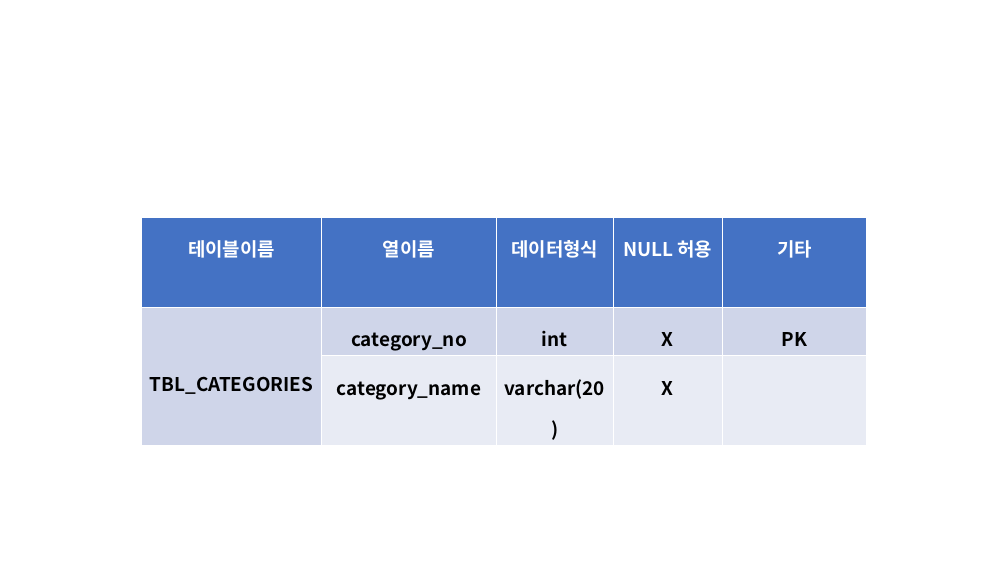
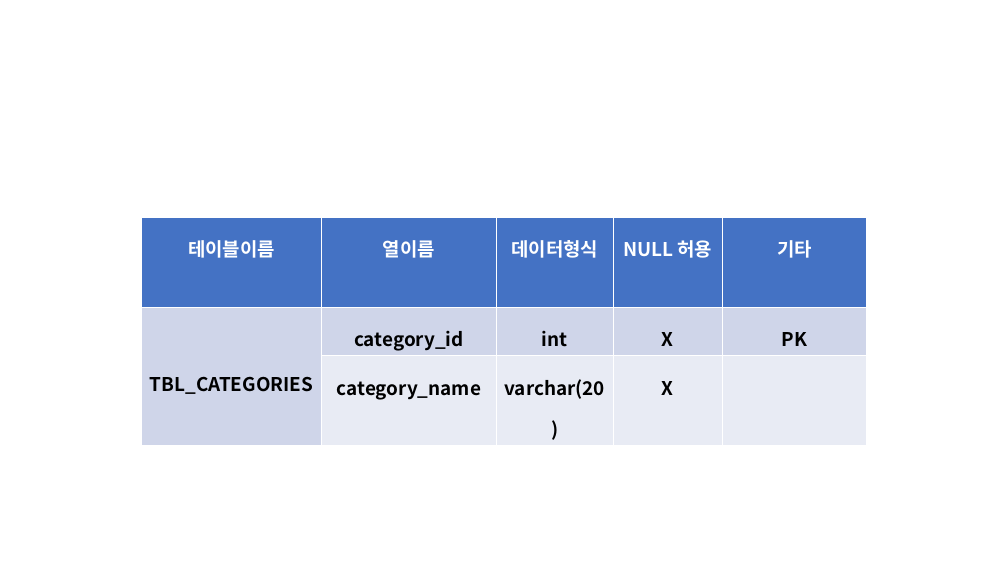
Before and after one commit to kook-tech/IdealWorldCupPage, a slide deck: slide 18 of 인터페이스 문서/7주차/0418_국창훈.pptx. Drawn at 1008x567 pixels with LibreOffice and Linux fonts; fonts in the diff are those of the drawing. Boxes give left, top, right and bottom in pixels: in the first picture for what was removed or moved away, otherwise in the second. Text is boxed around its words. In the diff, an @@ line names an element or a change of style, - is before the commit and + after.

```diff
--- a/인터페이스 문서/7주차/0418_국창훈.pptx
+++ b/인터페이스 문서/7주차/0418_국창훈.pptx
@@ table at box(141, 218, 867, 404) @@
-row 2, column 2: category_no
+row 2, column 2: category_id
```
Also in this commit, not shown: 11 other files.
